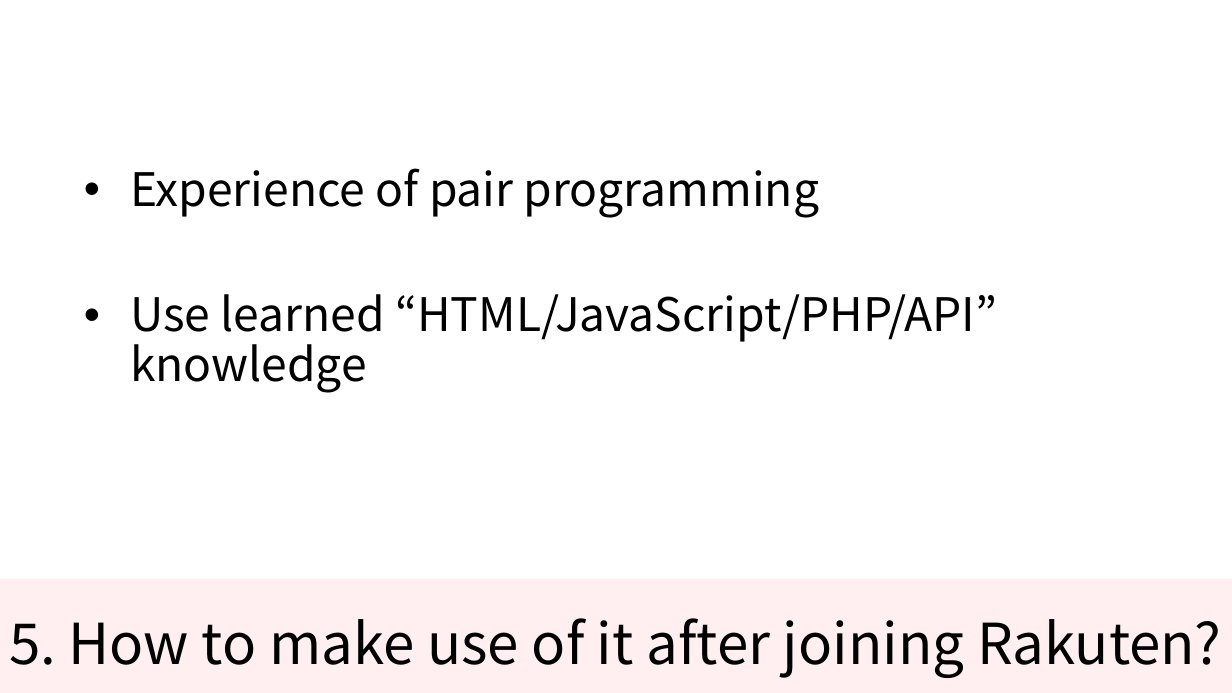
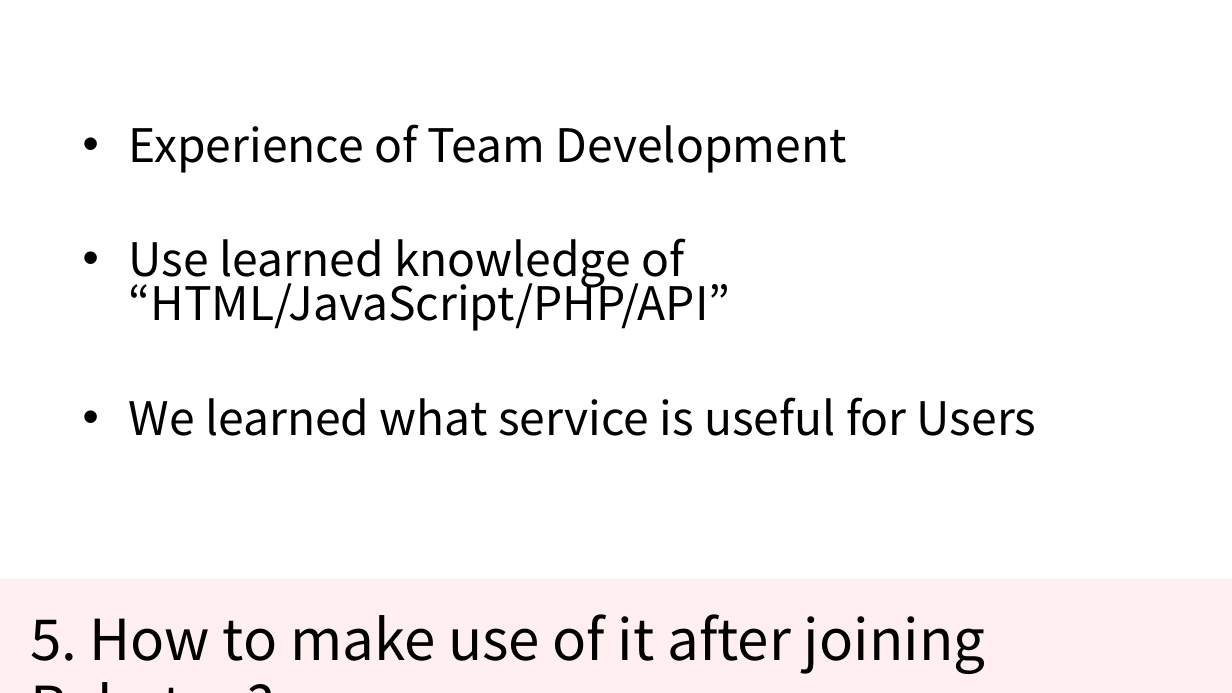
Before and after one commit to KNobuki/Rakuten_fashion, a slide deck: slide 16 of presentation/Presentation.pptx (slide 15 before the commit). Drawn at 1232x693 pixels with LibreOffice and Linux fonts; fonts in the diff are those of the drawing. Boxes give left, top, right and bottom in pixels: in the first picture for what was removed or moved away, otherwise in the second. Text is boxed around its words. In the diff, an @@ line names an element or a change of style, - is before the commit and + after.

Commit message:
presentation

```diff
--- a/presentation/Presentation.pptx
+++ b/presentation/Presentation.pptx
@@ text at [129, 124, 1037, 436]: text changed @@
-• Experience of pair programming
-• Use learned “HTML/JavaScript/PHP/API” knowledge
+• Experience of Team Development
+• Use learned knowledge of “HTML/JavaScript/PHP/API”
+• We learned what service is useful for Users
@@ text "5. How to make use ..." rewrapped from [9, 618, 1222, 678] to [30, 614, 986, 674] @@
```
Also in this commit, not shown: 1 other slide changed, 1 slide added.
